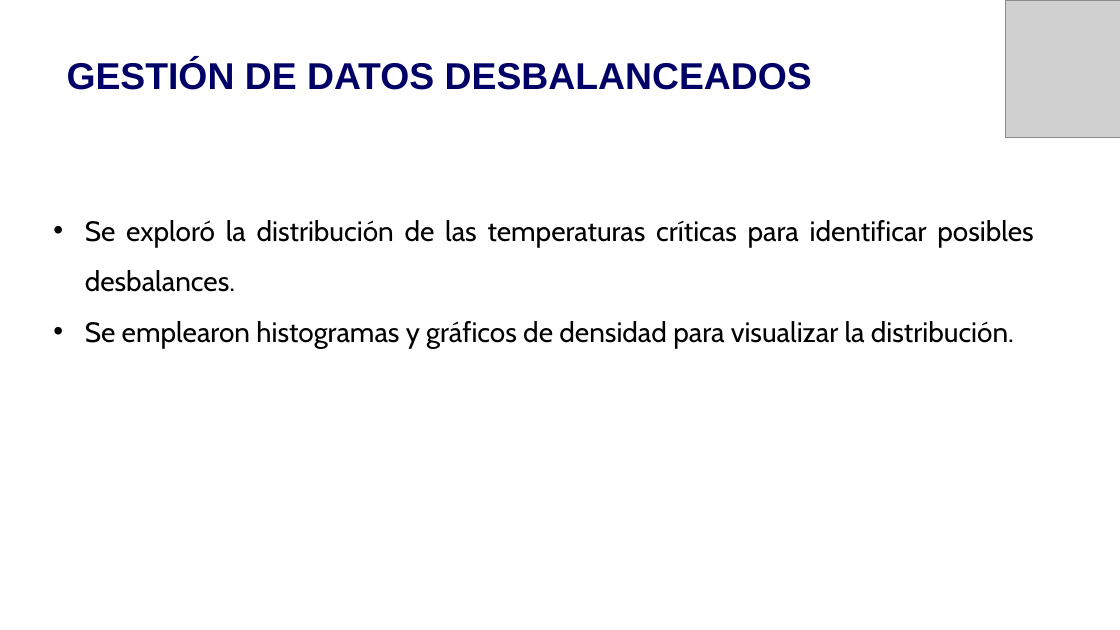
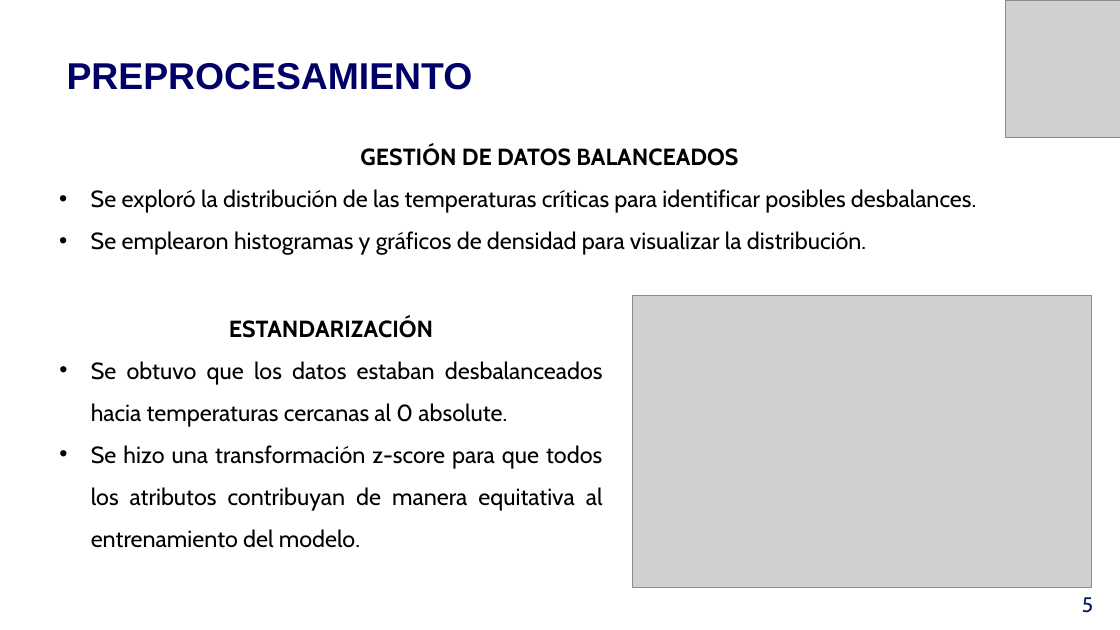
Before and after one commit to DavidGaeta/icd2024, a slide deck: slide 6 of Proyect/Presentación/SUPERCONDUCTORES.pptx (slide 8 before the commit). Drawn at 1120x630 pixels with LibreOffice and Linux fonts; fonts in the diff are those of the drawing; grey boxes stand for pictures; background and template pictures are left out. Boxes give left, top, right and bottom in pixels: in the first picture for what was removed or moved away, otherwise in the second. Text is boxed around its words. In the diff, an @@ line names an element or a change of style, - is before the commit and + after.

```diff
--- a/Proyect/Presentación/SUPERCONDUCTORES.pptx
+++ b/Proyect/Presentación/SUPERCONDUCTORES.pptx
@@ title at box(67, 63, 473, 90): text changed @@
-GESTIÓN DE DATOS DESBALANCEADOS
+PREPROCESAMIENTO
@@ text "GESTIÓN DE DATOS BALANCEADOS": place and size @@
-text "GESTIÓN DE DATOS BALANCEADOS" at box(85, 220, 1033, 348)
+text "GESTIÓN DE DATOS BALANCEADOS" at box(91, 145, 976, 255)
@@ text at box(360, 145, 738, 166): paragraph added @@
+GESTIÓN DE DATOS BALANCEADOS
@@ text at box(91, 189, 976, 255): size 24 to 20 pt in "Se exploró la distribución de las temperaturas ...", "Se emplearon histogramas y gráficos de densidad ..." @@
@@ picture added at box(633, 296, 1091, 588) @@
@@ text added at box(91, 316, 603, 548), 20 pt, text #000000 @@
+ESTANDARIZACIÓN
+• Se obtuvo que los datos estaban desbalanceados hacia temperaturas cercanas al 0 absolute.
+• Se hizo una transformación z-score para que todos los atributos contribuyan de manera equitativa al entrenamiento del modelo.
@@ text added at box(1082, 597, 1093, 613), 18 pt, text #041A59 @@
+5
```
Also in this commit, not shown: 7 other slides changed, 4 slides added, 7 slides removed.
